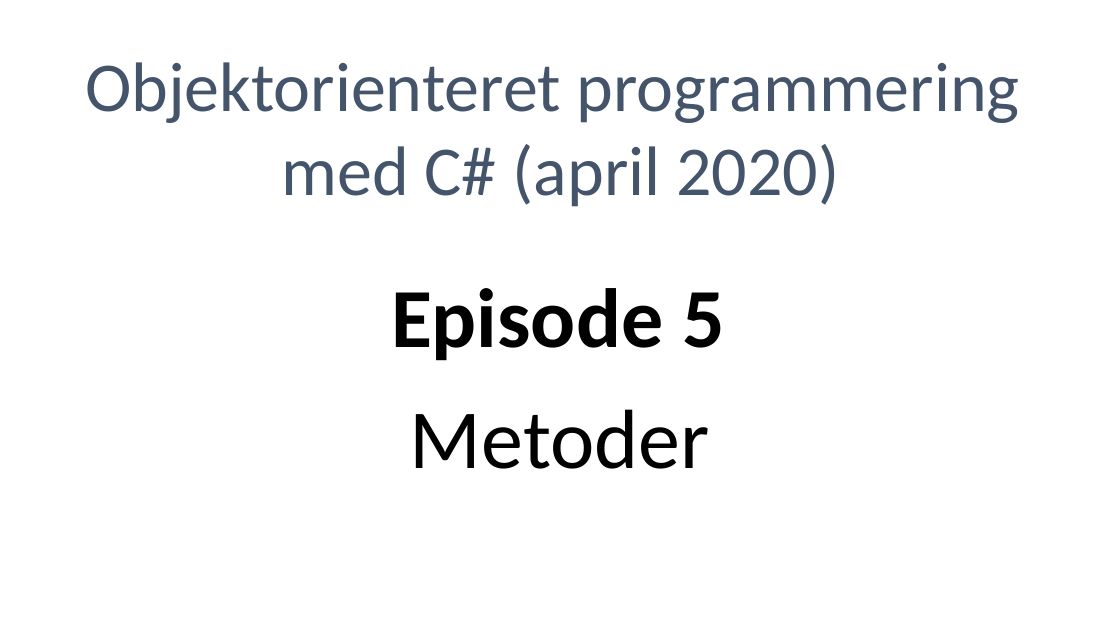
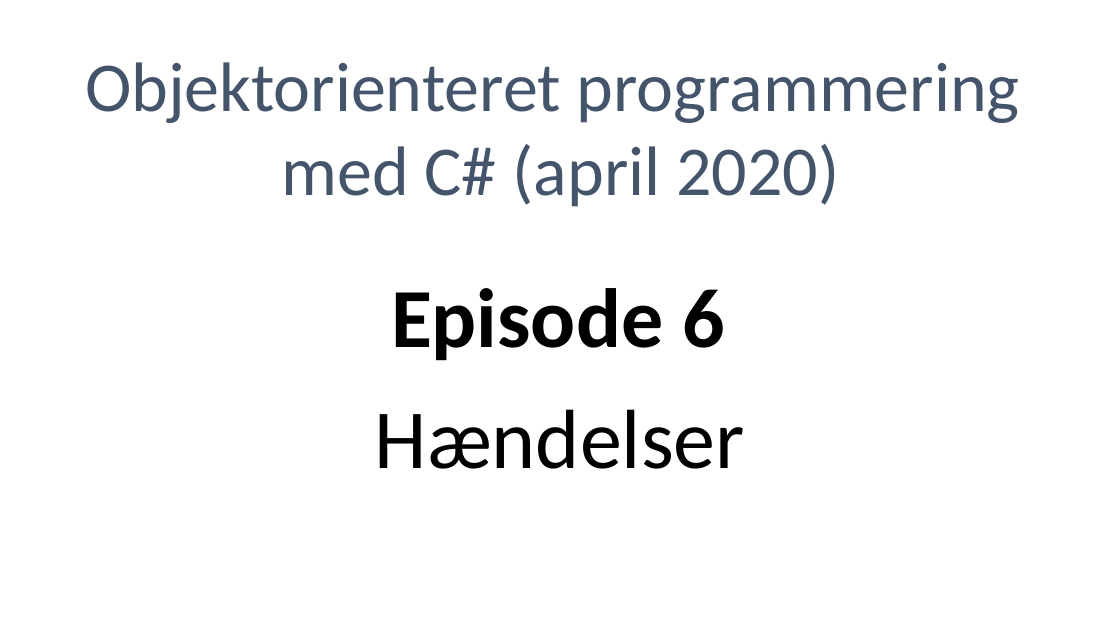
Before and after one commit to devcronberg/csskole, a slide deck: slide 1 of noter/Z01Temp/cover.pptx. Drawn at 1120x630 pixels with LibreOffice and Linux fonts; fonts in the diff are those of the drawing. Boxes give left, top, right and bottom in pixels: in the first picture for what was removed or moved away, otherwise in the second. Text is boxed around its words. In the diff, an @@ line names an element or a change of style, - is before the commit and + after.

```diff
--- a/noter/Z01Temp/cover.pptx
+++ b/noter/Z01Temp/cover.pptx
@@ text at [391, 288, 725, 361]: text changed @@
-Episode 5
+Episode 6
@@ text at [375, 409, 745, 469]: text changed @@
-Metoder
+Hændelser
```
Also in this commit, not shown: 3 other files.
